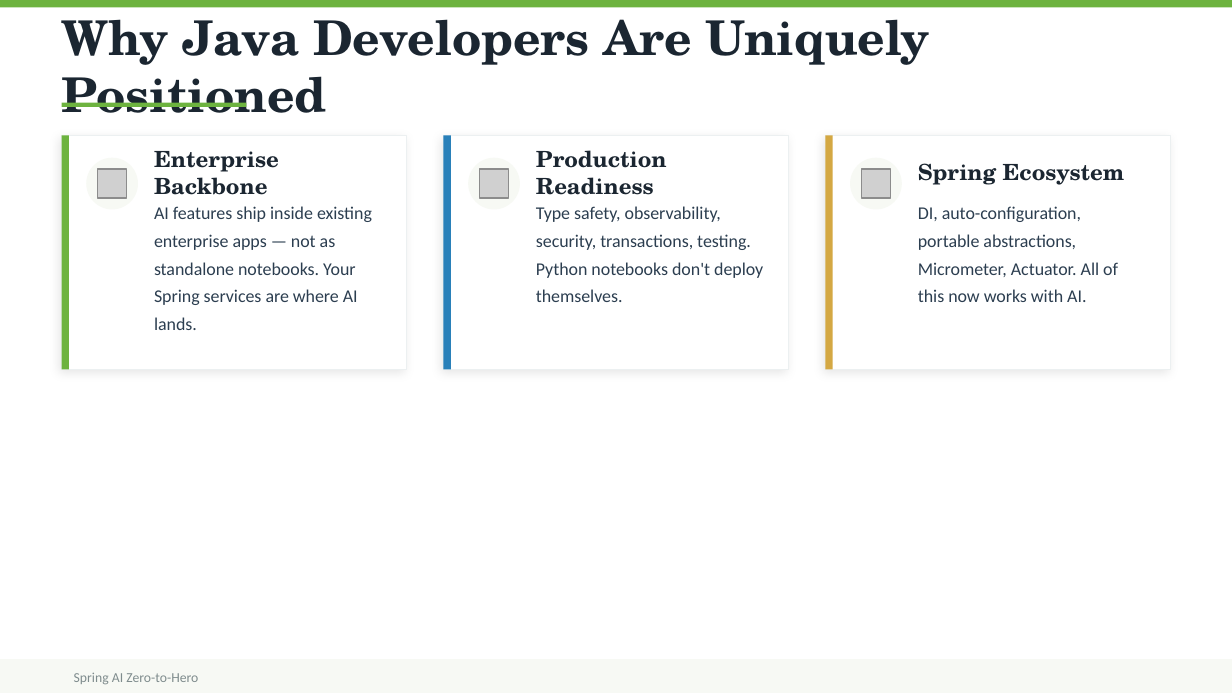
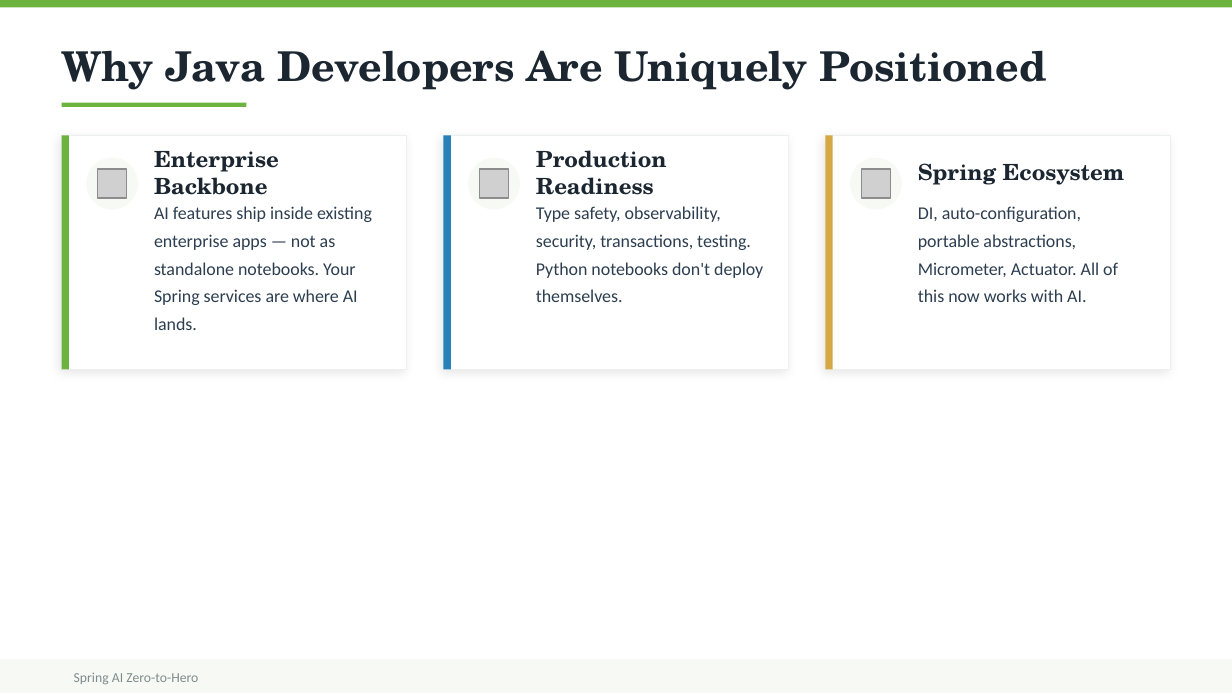
Before and after one commit to dcaron/spring-ai-zero-to-hero2, a slide deck: slide 13 of ai-content/spring-ai-workshop.pptx. Drawn at 1232x693 pixels with LibreOffice and Linux fonts; fonts in the diff are those of the drawing; grey boxes stand for pictures. Boxes give left, top, right and bottom in pixels: in the first picture for what was removed or moved away, otherwise in the second. Text is boxed around its words. In the diff, an @@ line names an element or a change of style, - is before the commit and + after.

```diff
--- a/ai-content/spring-ai-workshop.pptx
+++ b/ai-content/spring-ai-workshop.pptx
@@ text "Why Java Developers Are Uniquely ..." at (x1=62, y1=50, x2=1047, y2=90): size 28 to 24 pt @@
```
Also in this commit, not shown: 7 other slides changed, 10 slides added, 3 slides removed, 13 other files.
